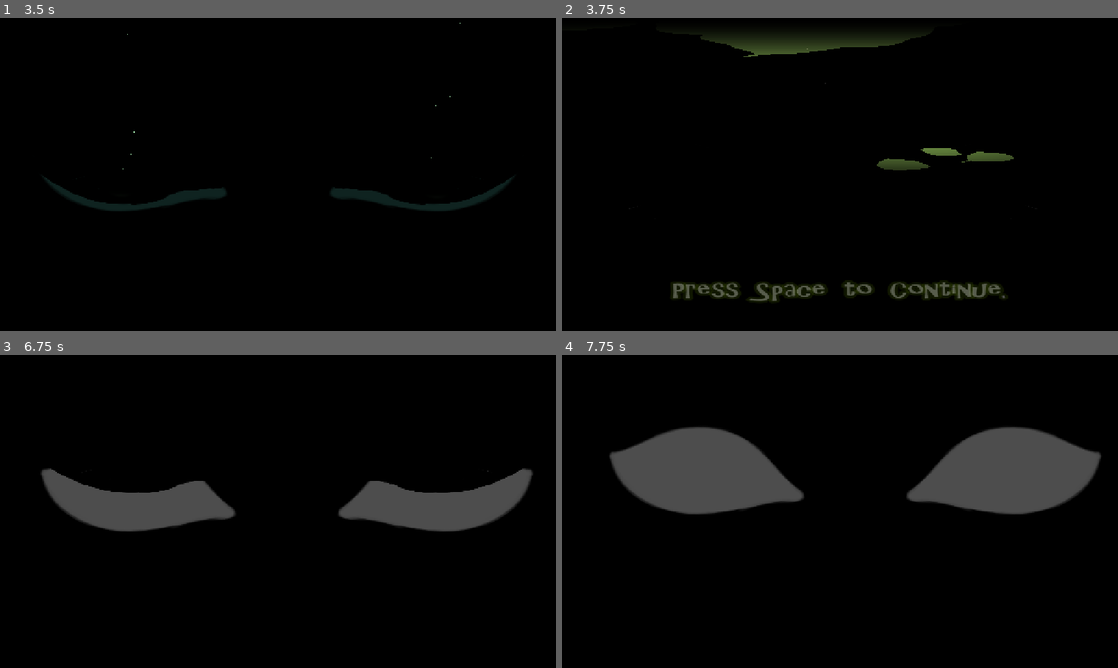
Above: before the commit, frames 1-4 (two rows, left to right).
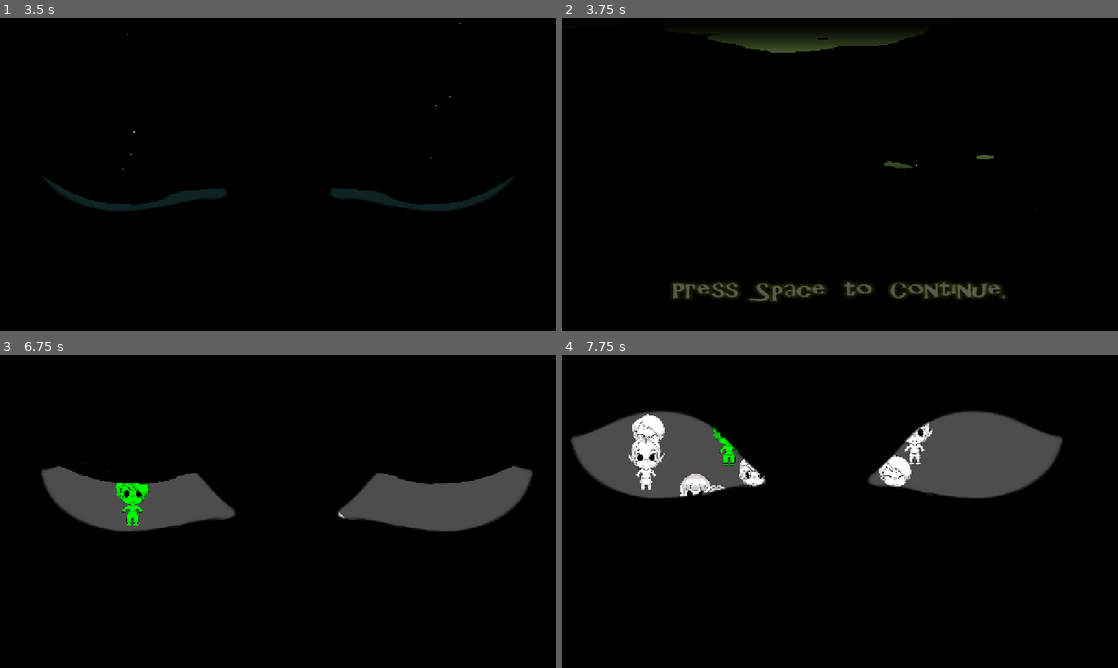
Above: after the commit, the same moments.

Repository: ACristoff/latechjam9
Game: Godot game, scene res://Game/Lib/Game_Manager/game_manager.tscn
The game is run twice, just before and just after one commit, with the same random seed, the same clock (stepped at 60 frames per second) and the same inputs. The engine's default icon, where the game draws it, is replaced by a stand-in: a white triangle on a blue panel in a dark square. Sound files missing from this copy of the repository are replaced by a short silence.
Inputs (mouse positions are in pixels of both pictures, inside the frame that each line leads up to):
- Up to frame 1 (3.5 s): click "Start" at 0.5 s; tap Space (interact) at 1.25, 1.35, 2, 2.1, 2.75, 2.85 s; move the mouse to (400, 158) at 1.27 s; move the mouse to (166, 190) at 2.02 s; move the mouse to (333, 105) at 2.77 s
- Up to frame 2 (3.75 s): tap Space (interact) at 3.5, 3.6 s; move the mouse to (812, 237) at 3.52 s
- Up to frame 3 (6.75 s): tap Space (interact) at 4.25, 4.35, 5, 5.1, 5.85, 6.6 s; move the mouse to (444, 558) at 4.27 s; move the mouse to (111, 464) at 5.02 s; move the mouse to (305, 511) at 5.77 s; move the mouse to (194, 433) at 6.52 s
- Up to frame 4 (7.75 s): move the mouse to (962, 495) at 7.27 s; tap Space (interact) at 7.35 s

Frame 1 is identical in both runs. In frame 2, 0.8% of the frame differs, in the area x 22-82%, y 5-49%; in frame 3, 1.8%; in frame 4, 11%, in the area x 1-97%, y 17-51%.
Error before the commit: Parse Error: Could not resolve class "Pip", because of a parser error. (res://Game/World/level.gd:21)

Commit message:
pip riddle

Diff:
--- a/Game/Pip/base_pip.gd
+++ b/Game/Pip/base_pip.gd
@@ -22,12 +22,12 @@
 var pipType: String = "none"
 
 @onready var riddles = [
-	preload("res://Assets/GoblinRiddles/riddle1.png")
-	preload("res://Assets/GoblinRiddles/riddle2.png")
-	preload("res://Assets/GoblinRiddles/riddle3.png")
-	preload("res://Assets/GoblinRiddles/riddle4.png")
-	preload("res://Assets/GoblinRiddles/riddle5.png")
-	preload("res://Assets/GoblinRiddles/riddle6.png")
+	preload("res://Assets/GoblinRiddles/riddle1.png"),
+	preload("res://Assets/GoblinRiddles/riddle2.png"),
+	preload("res://Assets/GoblinRiddles/riddle3.png"),
+	preload("res://Assets/GoblinRiddles/riddle4.png"),
+	preload("res://Assets/GoblinRiddles/riddle5.png"),
+	preload("res://Assets/GoblinRiddles/riddle6.png"),
 ]
 
 @onready var bodies = [
